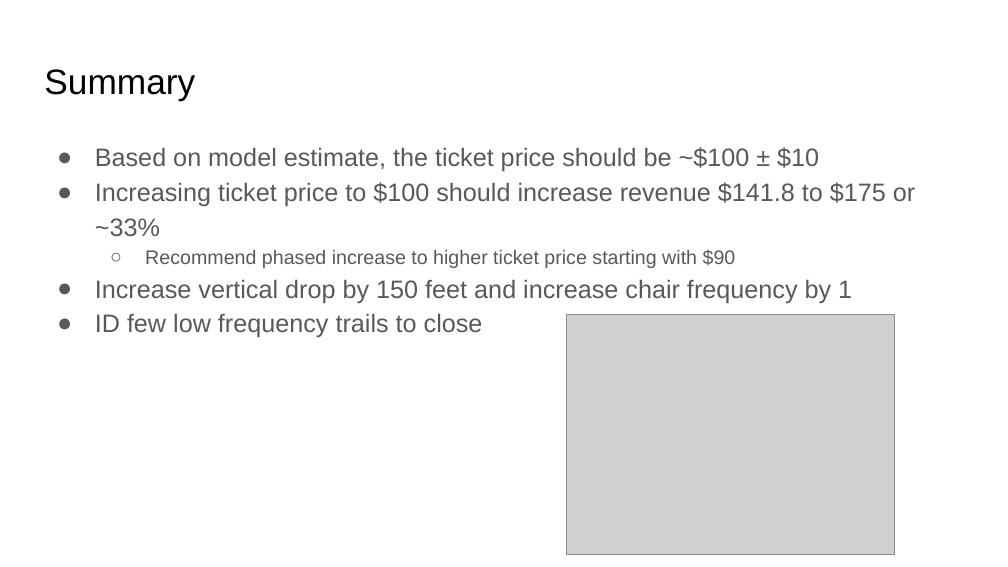
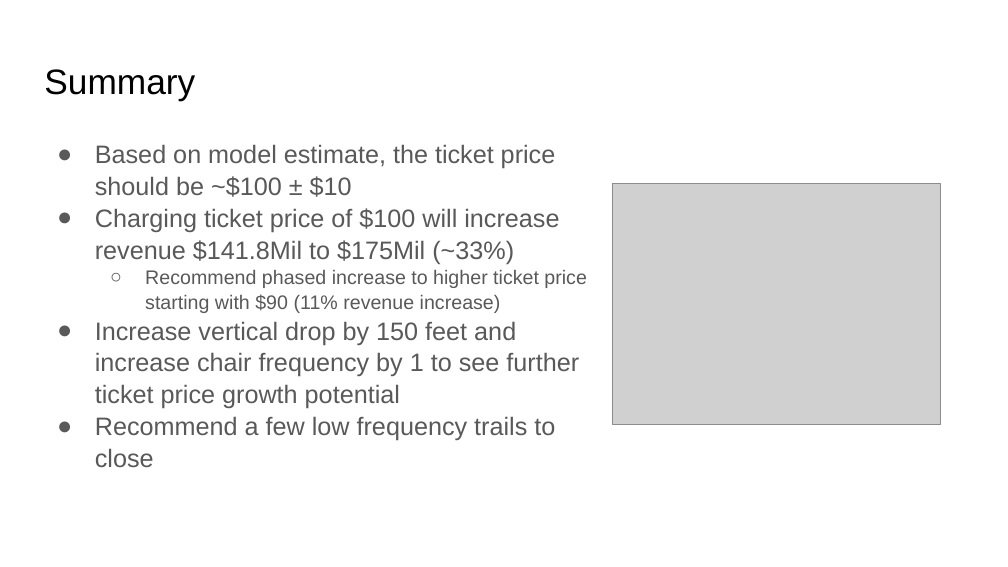
Before and after one commit to biman-zen/DataScienceGuidedCapstone, a slide deck: slide 9 of Big Mountain Resort Executive Presentation.pptx. Drawn at 1008x567 pixels with LibreOffice and Linux fonts; fonts in the diff are those of the drawing; grey boxes stand for pictures. Boxes give left, top, right and bottom in pixels: in the first picture for what was removed or moved away, otherwise in the second. Text is boxed around its words. In the diff, an @@ line names an element or a change of style, - is before the commit and + after.

```diff
--- a/Big Mountain Resort Executive Presentation.pptx
+++ b/Big Mountain Resort Executive Presentation.pptx
@@ text at (95, 144, 556, 197): line spacing 1.15 to 1.05 @@
@@ text at (95, 208, 587, 467): text changed @@
-● Increasing ticket price to $100 should increase revenue $141.8 to $175 or ~33%
-  ○ Recommend phased increase to higher ticket price starting with $90
-● Increase vertical drop by 150 feet and increase chair frequency by 1
-● ID few low frequency trails to close
+● Charging ticket price of $100 will increase revenue $141.8Mil to $175Mil (~33%)
+  ○ Recommend phased increase to higher ticket price starting with $90 (11% revenue increase)
+● Increase vertical drop by 150 feet and increase chair frequency by 1 to see further ticket price growth potential
+● Recommend a few low frequency trails to close
@@ picture: place and size @@
-picture at (566, 314, 894, 555)
+picture at (612, 183, 939, 424)
```
Also in this commit, not shown: 2 other slides changed.
